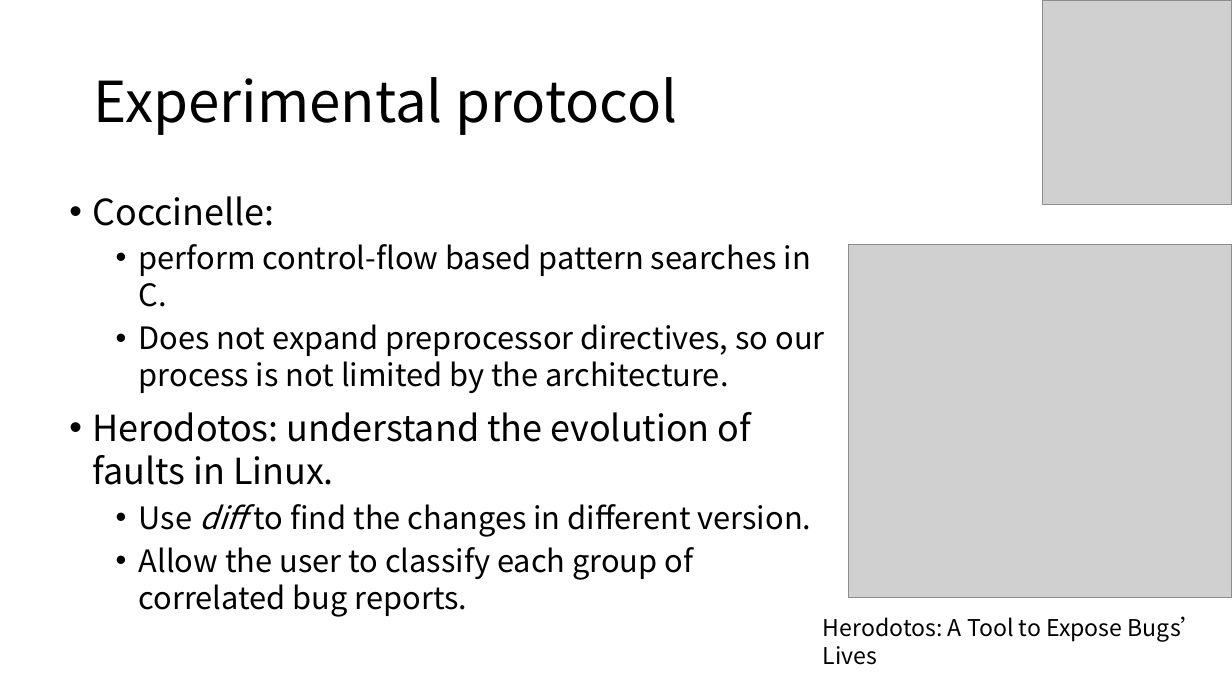
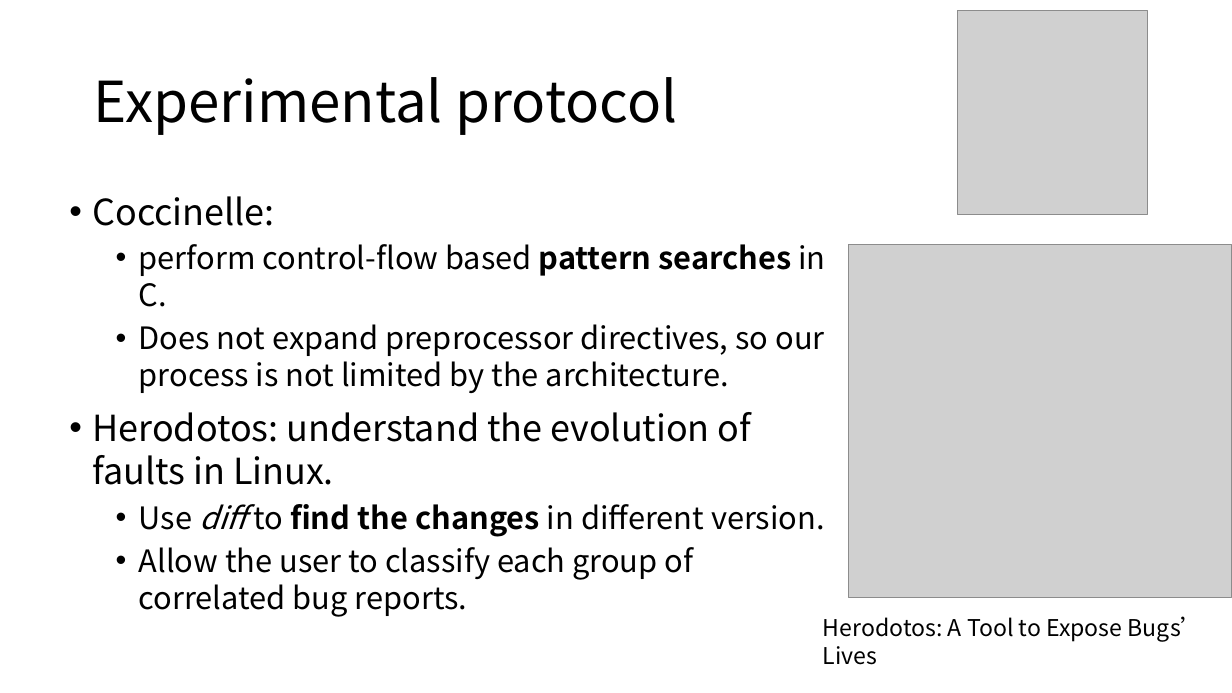
Before and after one commit to yuhao0102/aos_readlist, a slide deck: slide 7 of AOS_reading2.pptx. Drawn at 1232x693 pixels with LibreOffice and Linux fonts; fonts in the diff are those of the drawing; grey boxes stand for pictures. Boxes give left, top, right and bottom in pixels: in the first picture for what was removed or moved away, otherwise in the second. Text is boxed around its words. In the diff, an @@ line names an element or a change of style, - is before the commit and + after.

```diff
--- a/AOS_reading2.pptx
+++ b/AOS_reading2.pptx
@@ picture: place and size @@
-picture at (1043, 0, 1232, 204)
+picture at (958, 10, 1148, 214)
@@ text at (139, 244, 825, 537): bold on in "pattern searches", "find the changes" @@
```
Also in this commit, not shown: 11 other slides changed, 1 slide removed, 6 other files.
